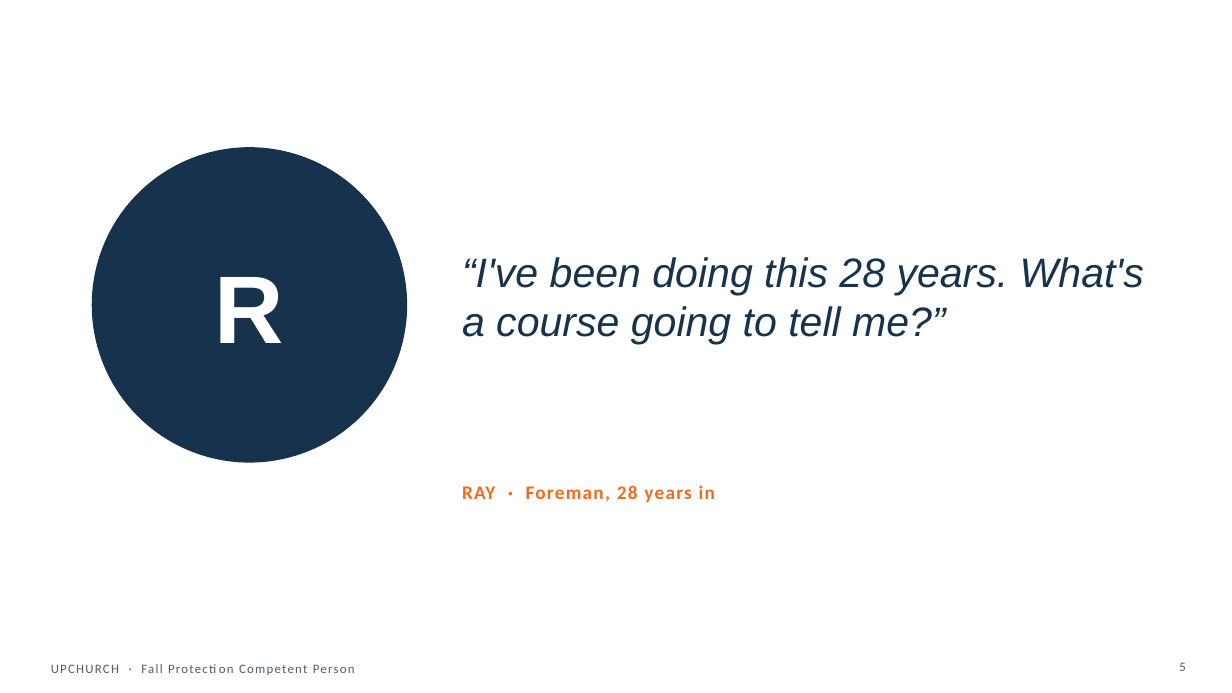
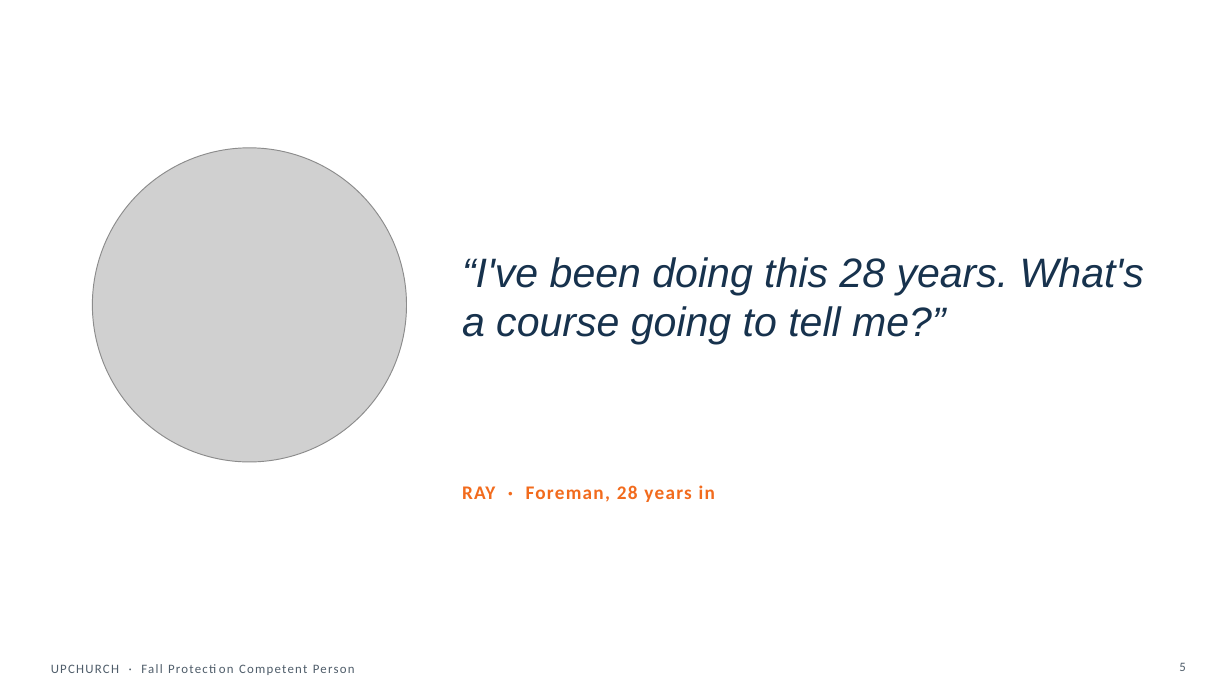
Before and after one commit to jeancastillo1983-max/index, a slide deck: slide 5 of deliverables/powerpoint/FPCP_M0_start-here-why-you-why-now.pptx. Drawn at 1232x693 pixels with LibreOffice and Linux fonts; fonts in the diff are those of the drawing; grey boxes stand for pictures. Boxes give left, top, right and bottom in pixels: in the first picture for what was removed or moved away, otherwise in the second. Text is boxed around its words. In the diff, an @@ line names an element or a change of style, - is before the commit and + after.

```diff
--- a/deliverables/powerpoint/FPCP_M0_start-here-why-you-why-now.pptx
+++ b/deliverables/powerpoint/FPCP_M0_start-here-why-you-why-now.pptx
@@ ellipse removed at (x1=92, y1=148, x2=407, y2=462) @@
@@ picture added at (x1=92, y1=148, x2=407, y2=462) @@
@@ text removed at (x1=215, y1=277, x2=284, y2=343) @@
-R
```
Also in this commit, not shown: 26 other slides changed, 1 slide added, 49 other files.
